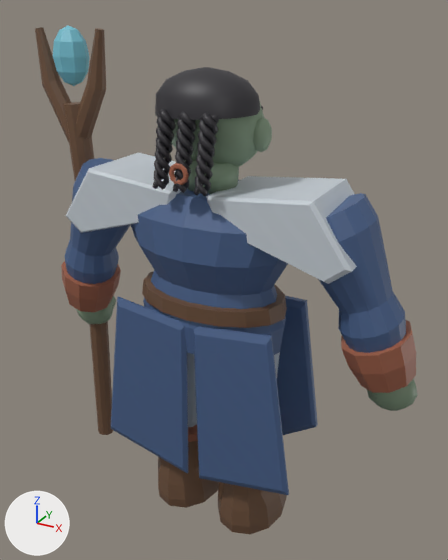
Before and after pictures for a commit that changed the FBX model exports/heroes/wc_u_orc_mage/SK_wc_u_orc_mage.fbx.
The view is the same before and after, from a 50 mm lens placed at (1.14, -1.98, 2.17), pointed at (0.0, 0.09, 1.13). The axes (+X, +Y, +Z) are drawn at lower left. The lights are the same throughout. The picture after the commit comes second. Where no turn or scale is listed for an object, it has been applied to the vertices.

Objects in the first picture: 'SK_wc_u_orc_mage'.
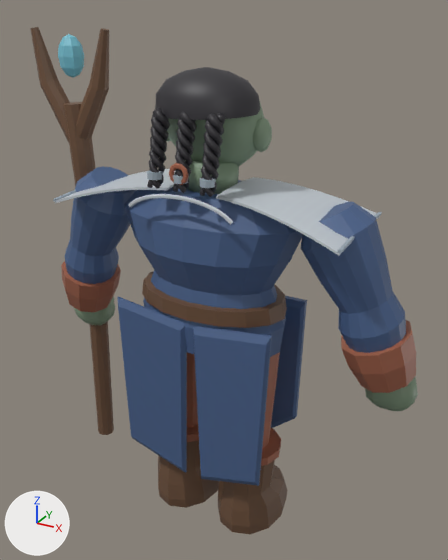
Patch to the scene script:
```diff
--- a/exports/heroes/wc_u_orc_mage/SK_wc_u_orc_mage.fbx.py
+++ b/exports/heroes/wc_u_orc_mage/SK_wc_u_orc_mage.fbx.py
@@ me_wc_tailoredgeometry_006 @@
 # used by ob_sk_wc_u_orc_mage; location = (0.0, 0.0, 0.0)
-me_wc_tailoredgeometry_006.from_pydata(...)  # 2833 vertices, 2478 faces; spans x -0.91..0.83, y -0.24..0.29, z 0.02..2.1
+me_wc_tailoredgeometry_006.from_pydata(...)  # 3579 vertices, 3190 faces; spans x -0.93..0.83, y -0.24..0.29, z 0.02..2.09
+# me_wc_tailoredgeometry_006 part 1: a new loose piece, a 10-sided cylinder along z spanning x -0.027..0.027, y -0.239..-0.185, z 1.615..1.64, in mat_m_wc_u_orc_mage
+# me_wc_tailoredgeometry_006 part 2: the loose piece of 20 vertices spanning x 0.06..0.61, y -0.16..0.19, z 1.32..1.6 is rebuilt with 198 vertices and now spans x 0.1..0.59, y -0.22..0.22, z 1.46..1.57
+# me_wc_tailoredgeometry_006 part 3: the loose piece of 20 vertices spanning x -0.61..-0.06, y -0.16..0.19, z 1.32..1.6 is rebuilt with 198 vertices and now spans x -0.59..-0.1, y -0.22..0.22, z 1.46..1.57
+# me_wc_tailoredgeometry_006 part 4: a new loose piece of 126 vertices spanning x -0.22..0.22, y -0.24..-0.22, z 1.5..1.57, in mat_m_wc_u_orc_mage
+# me_wc_tailoredgeometry_006 part 5: a new loose piece of 102 vertices spanning x -0.59..-0.58, y -0.22..0.22, z 1.46..1.49, in mat_m_wc_u_orc_mage
+# me_wc_tailoredgeometry_006 part 6: a new loose piece of 102 vertices spanning x 0.58..0.59, y -0.22..0.22, z 1.46..1.49, in mat_m_wc_u_orc_mage
+# me_wc_tailoredgeometry_006 part 7: 750 vertices moved from x -0.91..0.63, y -0.24..0.22, z 1.38..2.09 to x -0.93..0.63, y -0.24..0.21, z 1.39..2.09; 144 vertices removed from x -0.88..0.09, y -0.23..0.18, z 1.58..2.1; 184 vertices added at x -0.93..0.14, y -0.24..0.18, z 1.58..2.09
+# me_wc_tailoredgeometry_006 part 8: 239 vertices moved from x -0.81..0.81, y -0.19..0.22, z 0.31..0.91 to x -0.82..0.82, y -0.2..0.24, z 0.31..0.91; 5 vertices removed from x -0.76..-0.66, y 0.11..0.17, z 0.87..0.91; 5 vertices added at x -0.73..-0.65, y 0.06..0.15, z 0.87..0.91
+# me_wc_tailoredgeometry_006 part 9: 113 kept faces spanning x -0.76..0.3, y -0.13..0.2, z 0.14..2.07 get new texture (UV) coordinates
 me_wc_tailoredgeometry_006.materials.append(mat_m_wc_u_orc_mage)
```

What differs and where, as boxes (x1, y1, x2, y2) in the pictures (448 x 560 px; the box of a moved part takes in the faces that stretch with it):
'SK_wc_u_orc_mage', reshaped
    before: (35, 25, 418, 534)
    after: (30, 27, 418, 534)
part 1 of me_wc_tailoredgeometry_006, added
    after: (173, 174, 189, 184)
part 2 of me_wc_tailoredgeometry_006, rebuilt
    before: (206, 176, 357, 284)
    after: (216, 177, 380, 256)
part 3 of me_wc_tailoredgeometry_006, rebuilt (57% shorter)
    before: (66, 153, 188, 233)
    after: (54, 169, 175, 203)
part 4 of me_wc_tailoredgeometry_006, added
    after: (128, 194, 233, 225)
part 5 of me_wc_tailoredgeometry_006, added
    after: (53, 189, 76, 201)
part 6 of me_wc_tailoredgeometry_006, added
    after: (338, 212, 382, 254)
part 7 of me_wc_tailoredgeometry_006, moved or reshaped
    before: (35, 25, 386, 285)
    after: (30, 27, 386, 285)
part 8 of me_wc_tailoredgeometry_006, moved or reshaped
    before: (76, 296, 418, 495)
    after: (74, 298, 418, 486)
part 9 of me_wc_tailoredgeometry_006, surface changed
    before: (65, 82, 280, 427)
    after: (64, 34, 280, 448)
